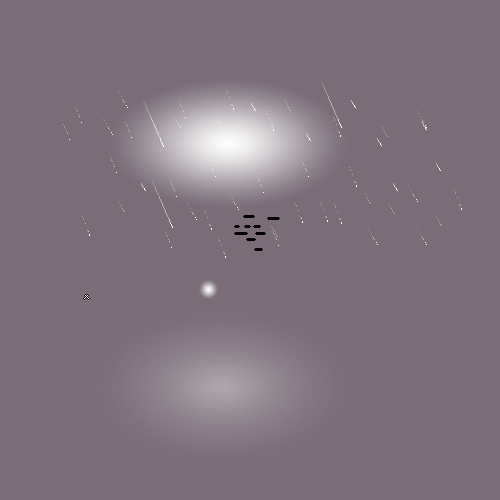
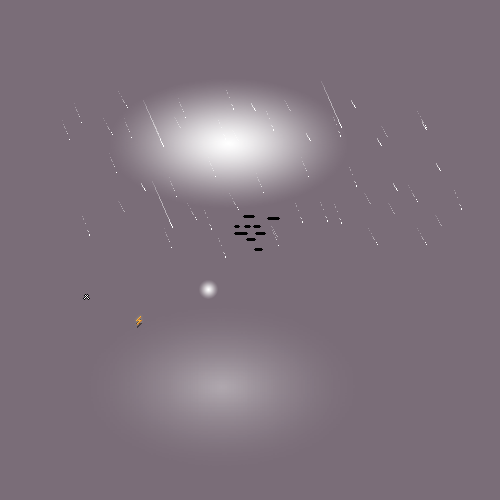
The second 500x500 image is a revision of the first. Changes to its layers:
added layer "EnergyOrb.png" above "CraftingMark.png" over [136, 316, 142, 325]
